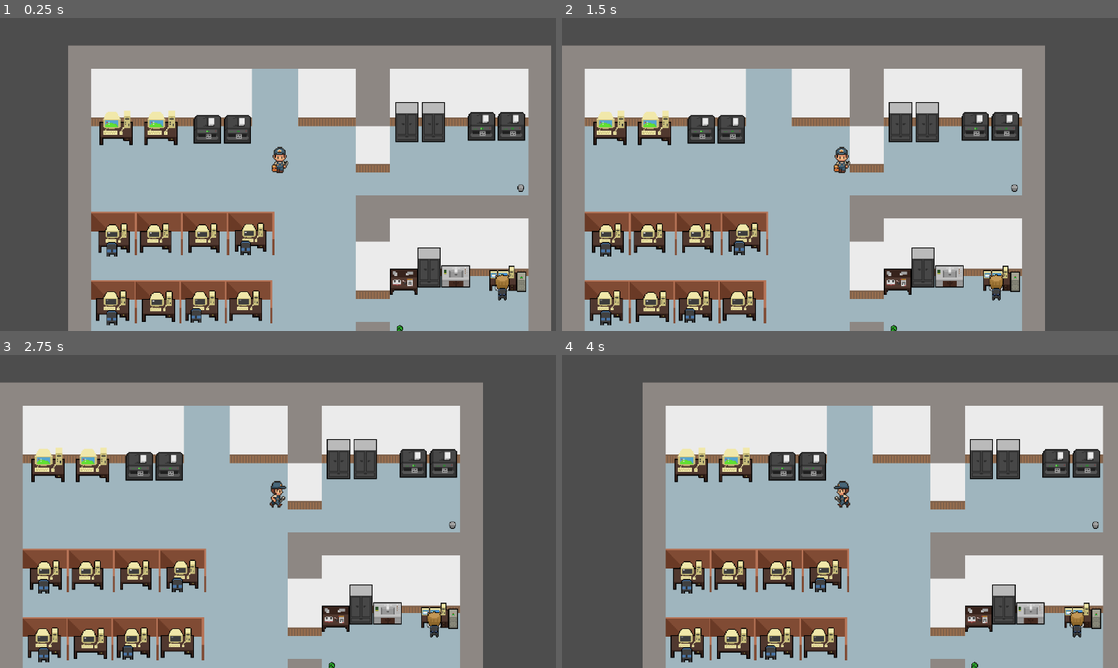
Above: before the commit, frames 1-4 (two rows, left to right).
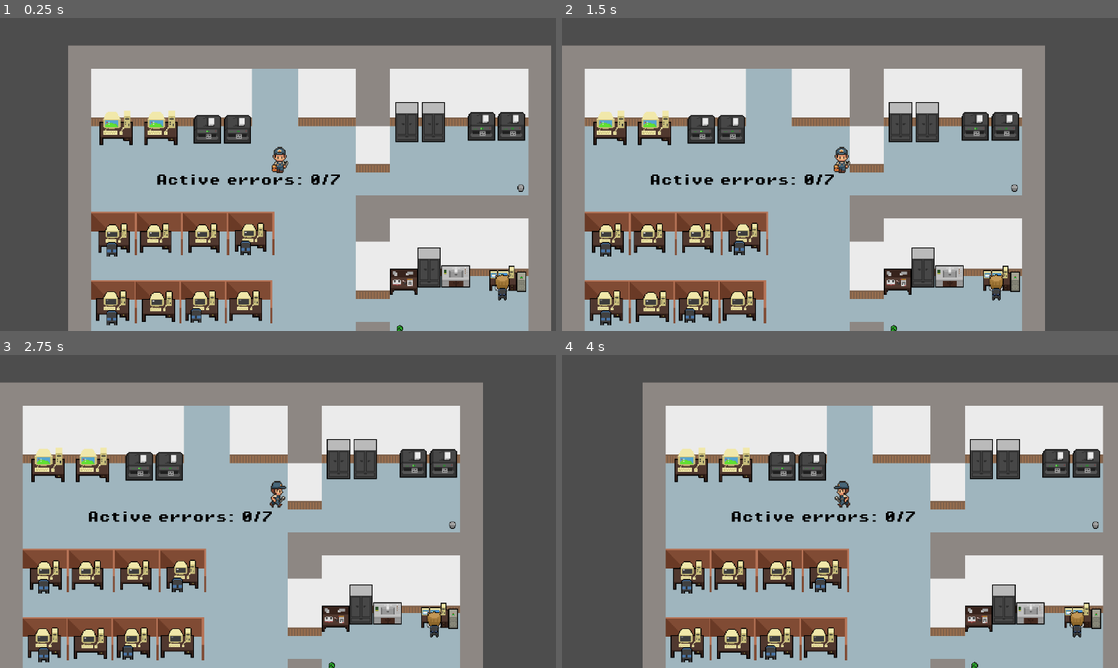
Above: after the commit, the same moments.

Repository: Lenni707/gamejam
Game: Godot game, scene res://Scenes/game.tscn
Same seed, same stepped clock (60 frames per second), same inputs: the game is played once before the commit and once after it.
Inputs (mouse positions are in pixels of both pictures, inside the frame that each line leads up to):
- Up to frame 1 (0.25 s): no input
- Up to frame 2 (1.5 s): tap Enter (ui_accept) at 0.5, 0.77, 1.25 s; move the mouse to (962, 158) at 0.52 s; hold D (right) 0.53-1.25 s; hold E (Interagieren) 0.53-1.25 s; click (962, 158) at 0.67 s; drag from (728, 190) to (612, 237) at 1.27 s
- Up to frame 3 (2.75 s): tap Enter (ui_accept) at 2 s; move the mouse to (333, 442) at 2.02 s; hold D (right) from 2.03 s (still down); hold E (Interagieren) from 2.03 s (still down)
- Up to frame 4 (4 s): release D (right) at 2.75 s; release E (Interagieren) at 2.75 s; tap Enter (ui_accept) at 2.75, 3.5, 3.77 s; drag from (812, 574) to (656, 574) at 2.77 s; move the mouse to (1006, 558) at 3.52 s; hold A (left) from 3.53 s (still down); hold E (Interagieren) from 3.53 s (still down)

The runs differ from the first frame. In frame 1, 0.4% of the frame differs, in the area x 28-62%, y 50-54%; in frame 2, 0.4%; in frame 3, 0.4%; in frame 4, 0.4%.

Commit message:
added counter

Diff:
--- a/Scenes/game.tscn
+++ b/Scenes/game.tscn
@@ -22,6 +22,7 @@
 [ext_resource type="PackedScene" uid="uid://clqiursun1ihv" path="res://Scenes/hahaha_2_uhr_30.tscn" id="20_7nbq1"]
 [ext_resource type="PackedScene" uid="uid://na7xdq1mxmin" path="res://Scenes/timing_game.tscn" id="20_exi56"]
 [ext_resource type="PackedScene" uid="uid://bstkxj02q2rhq" path="res://Scenes/printer_paper_noo.tscn" id="22_7t8sx"]
+[ext_resource type="FontFile" uid="uid://cykpy8xitxqbn" path="res://Assets/fonts/PixelOperator8-Bold.ttf" id="23_mg4q0"]
 
 [sub_resource type="TileSetAtlasSource" id="TileSetAtlasSource_qxrlw"]
 texture = ExtResource("1_ebmjs")
@@ -4533,4 +4534,12 @@
 
 [node name="CheckTimer" type="Timer" parent="."]
 
+[node name="Counter" type="Label" parent="."]
+offset_left = -166.0
+offset_top = -61.0
+offset_right = -101.0
+offset_bottom = -8.0
+theme_override_colors/font_color = Color(0, 0, 0, 1)
+theme_override_fonts/font = ExtResource("23_mg4q0")
+
 [connection signal="timeout" from="CheckTimer" to="." method="_on_check_timer_timeout"]
--- a/scripts/game.gd
+++ b/scripts/game.gd
@@ -1,4 +1,6 @@
 extends Node2D
+
+@onready var counter: Label = $Counter
 
 #Alarm control
 var alarms = {}
@@ -28,6 +30,9 @@
 	#for i in alarms.keys():
 		#trigger_problem(i)
 
+func _process(delta: float) -> void:
+	counter.text = "Active errors: " + str(get_ative_alarms().size()) + "/7"
+
 func trigger_problem(name):
 	if name in alarms:
 		alarms[name].trigger_alarm()
@@ -36,6 +41,13 @@
 	var free_alarms = []
 	for alarm in alarms.values():
 		if not alarm.active:
+			free_alarms.append(alarm)
+	return free_alarms
+
+func get_ative_alarms():
+	var free_alarms = []
+	for alarm in alarms.values():
+		if alarm.active:
 			free_alarms.append(alarm)
 	return free_alarms
 
Not shown: 1 places in Scenes/game.tscn that only renumber resources
